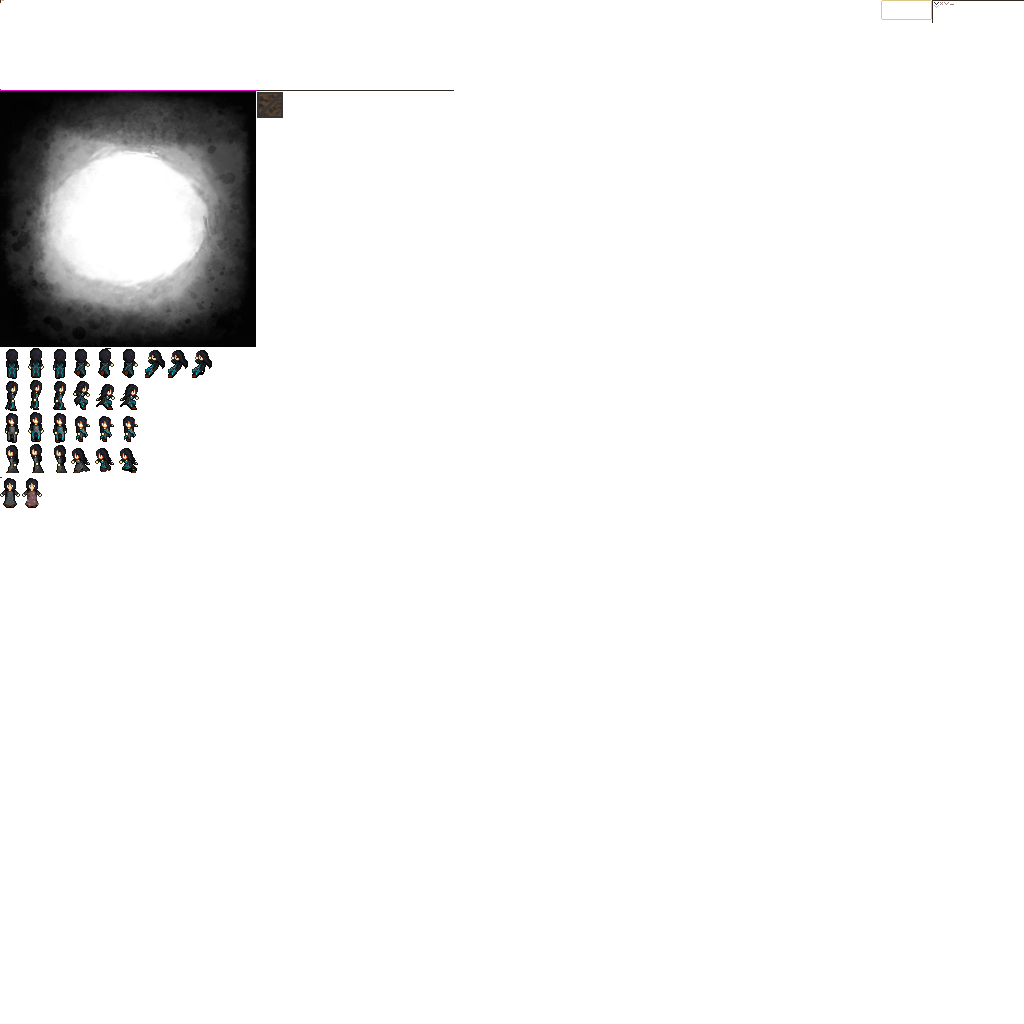
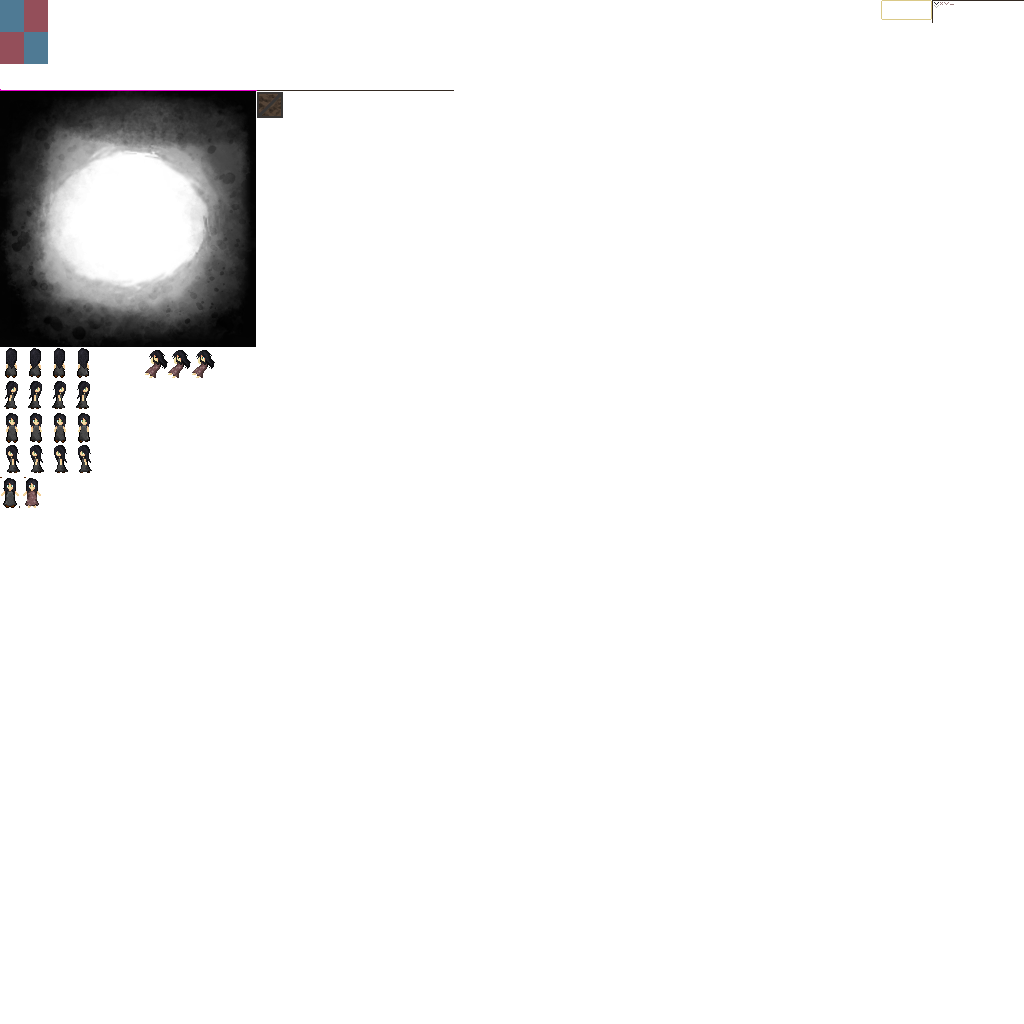
Layered file, before and after one edit (w=1024, h=1024). Changes by layer:
removed layer "Paint Layer 1 (pasted)" (1st of 2) over (0, 448, 128, 508)
removed layer "Paint Layer 1 (pasted)" (2nd of 2) over (0, 346, 215, 508)
painted on "root Merged" over (0, 0, 215, 508)
